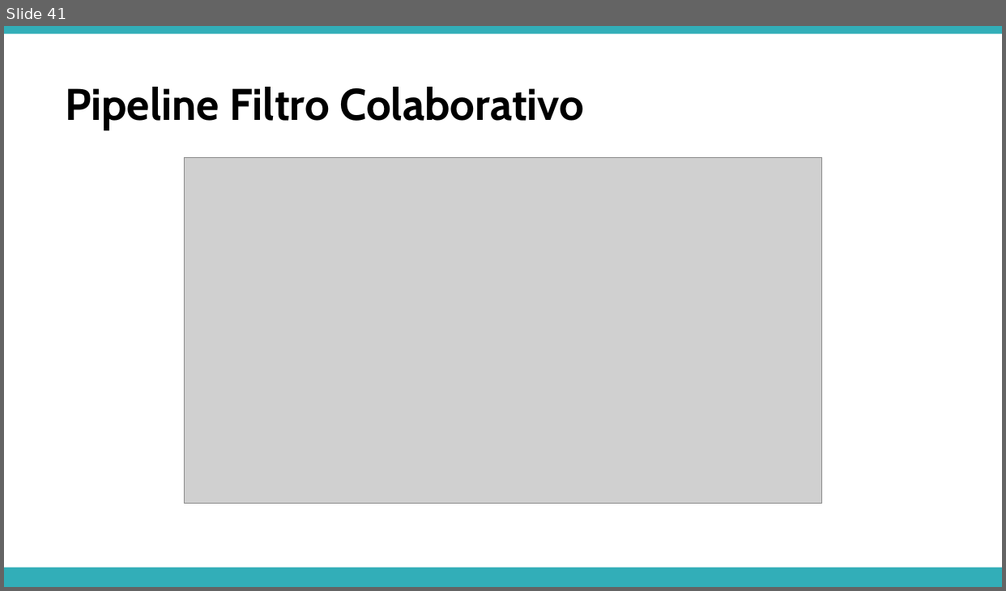
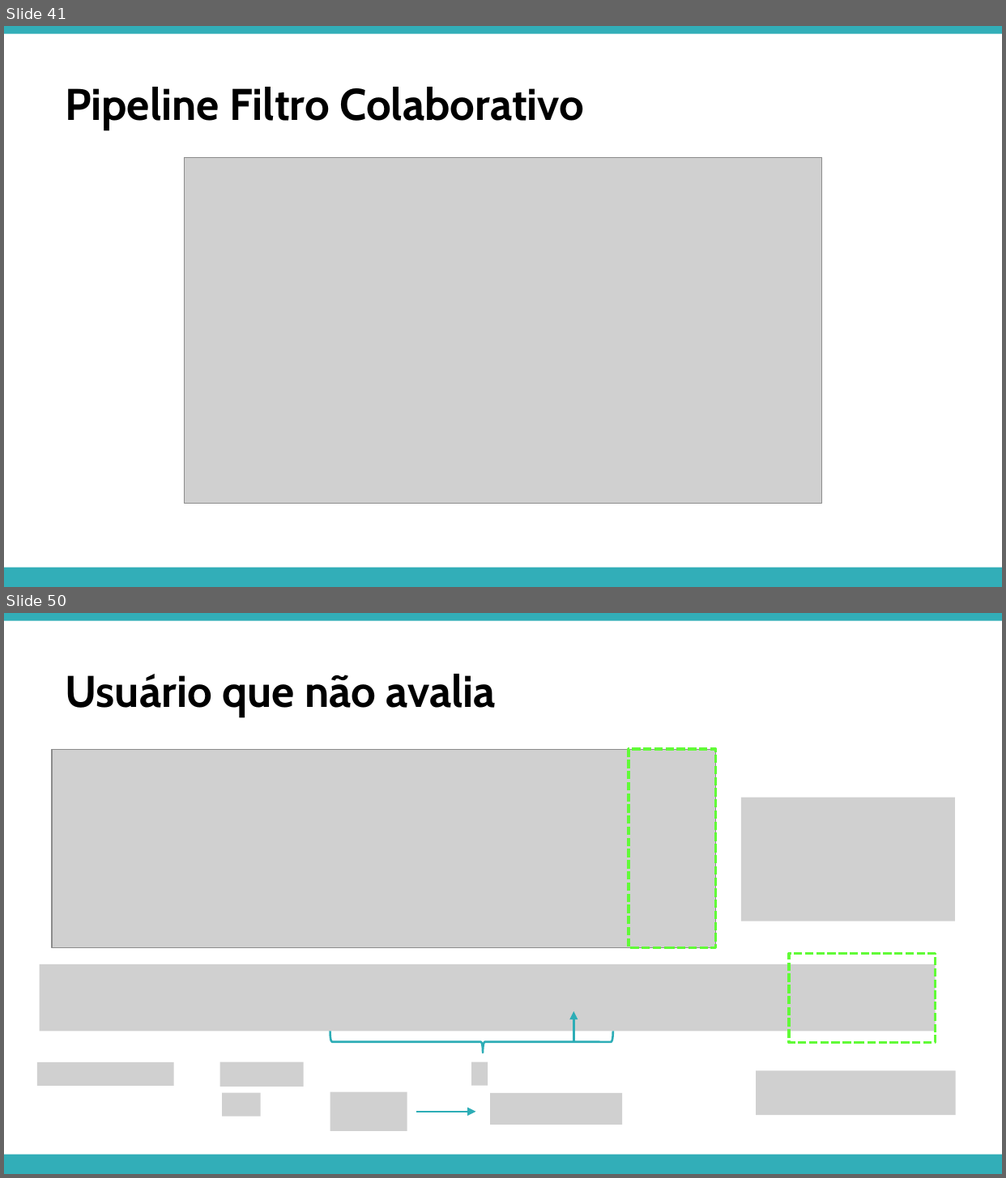
Before and after one commit to APILASTRI/coursera-stanford, a slide deck: machine-learning/notations/semana-9/presentation/15-recommender-systems.pptx. Shown one above the other, each under a label of ours: slide 41 before the commit, slides 41 and 50 after it; the slides between them are not shown. The pictures are 1006x591 and 1006x1178 pixels, drawn with LibreOffice and Linux fonts; fonts in the diff are those of the drawing; grey boxes stand for pictures. Boxes give left, top, right and bottom in pixels: in the first picture for what was removed or moved away, otherwise in the second. Text is boxed around its words. In the diff, an @@ line names an element or a change of style, - is before the commit and + after.

```diff
--- a/machine-learning/notations/semana-9/presentation/15-recommender-systems.pptx
+++ b/machine-learning/notations/semana-9/presentation/15-recommender-systems.pptx
@@ slide 50 added at (4, 613, 1002, 1174), background #FFFFFF; not listed: 2 template elements that a slide beside it also shows @@
@@ text added at (65, 674, 496, 717), 32 pt, text #000000, bold @@
+Usuário que não avalia
@@ picture added at (52, 750, 715, 948) @@
@@ rectangle added at (629, 750, 715, 948), outline #61FB37 2 pt dashed @@
@@ picture added at (695, 786, 710, 810) @@
@@ picture added at (740, 798, 954, 922) @@
@@ picture added at (695, 820, 710, 844) @@
@@ picture added at (695, 854, 710, 879) @@
@@ picture added at (695, 887, 710, 910) @@
@@ picture added at (695, 918, 710, 941) @@
@@ picture added at (39, 965, 935, 1031) @@
@@ rectangle added at (790, 953, 936, 1043), outline #61FB37 2 pt dashed @@
@@ arrow added from (573, 1043) to (573, 1012), #2EADB7 1.5 pt @@
@@ right brace added at (330, 1031, 613, 1053), outline #2EADB7 1.5 pt @@
@@ picture added at (37, 1063, 173, 1087) @@
@@ picture added at (220, 1062, 305, 1087) @@
@@ picture added at (472, 1062, 488, 1086) @@
@@ picture added at (756, 1071, 955, 1116) @@
@@ picture added at (222, 1093, 261, 1117) @@
@@ picture added at (330, 1092, 407, 1131) @@
@@ picture added at (490, 1093, 622, 1125) @@
@@ arrow added from (416, 1112) to (476, 1112), #2EADB7 1.5 pt @@
```
Also in this commit, not shown: 1 slide changed, 11 other slides added, 51 other files.
